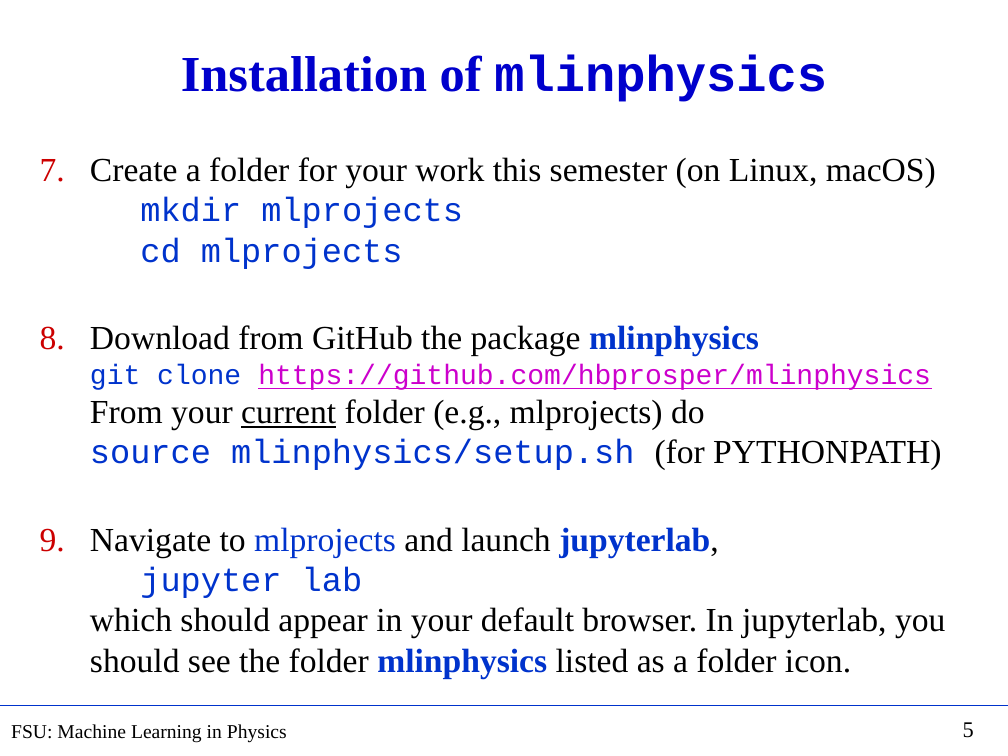
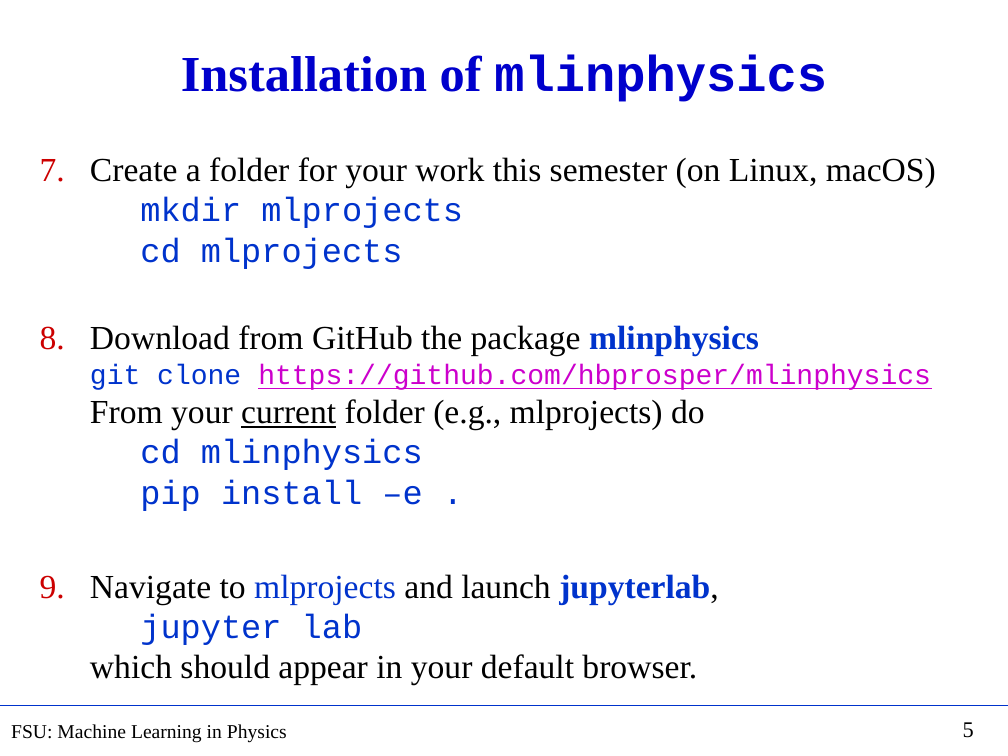
Before and after one commit to hbprosper/mlinphysics, a slide deck: slide 5 of Lectures/01.Foundations/tutorial_installation.pptx. Drawn at 1008x756 pixels with LibreOffice and Linux fonts; fonts in the diff are those of the drawing. Boxes give left, top, right and bottom in pixels: in the first picture for what was removed or moved away, otherwise in the second. Text is boxed around its words. In the diff, an @@ line names an element or a change of style, - is before the commit and + after.

```diff
--- a/Lectures/01.Foundations/tutorial_installation.pptx
+++ b/Lectures/01.Foundations/tutorial_installation.pptx
@@ text at (x1=90, y1=325, x2=931, y2=685): text changed @@
-8. Download from GitHub the package mlinphysics
-   git clone https://github.com/hbprosper/mlinphysics
-   From your current folder (e.g., mlprojects) do
-   source mlinphysics/setup.sh (for PYTHONPATH)
-9. Navigate to mlprojects and launch jupyterlab,
-   jupyter lab
-   which should appear in your default browser. In jupyterlab, you should see the folder mlinphysics listed as a folder icon.
+8. Download from GitHub the package mlinphysics
+   git clone https://github.com/hbprosper/mlinphysics
+   From your current folder (e.g., mlprojects) do
+   cd mlinphysics
+   pip install –e .
+9. Navigate to mlprojects and launch jupyterlab,
+   jupyter lab
+   which should appear in your default browser.
```
Also in this commit, not shown: 1 other slide changed, 8 other files.
